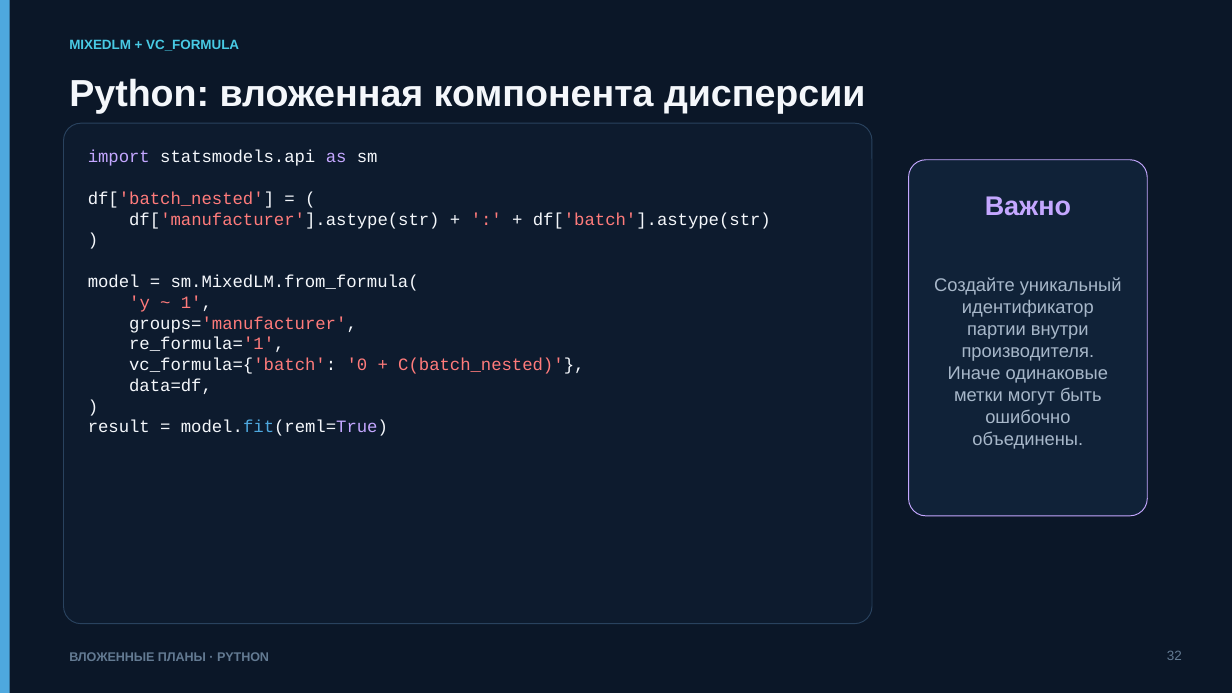
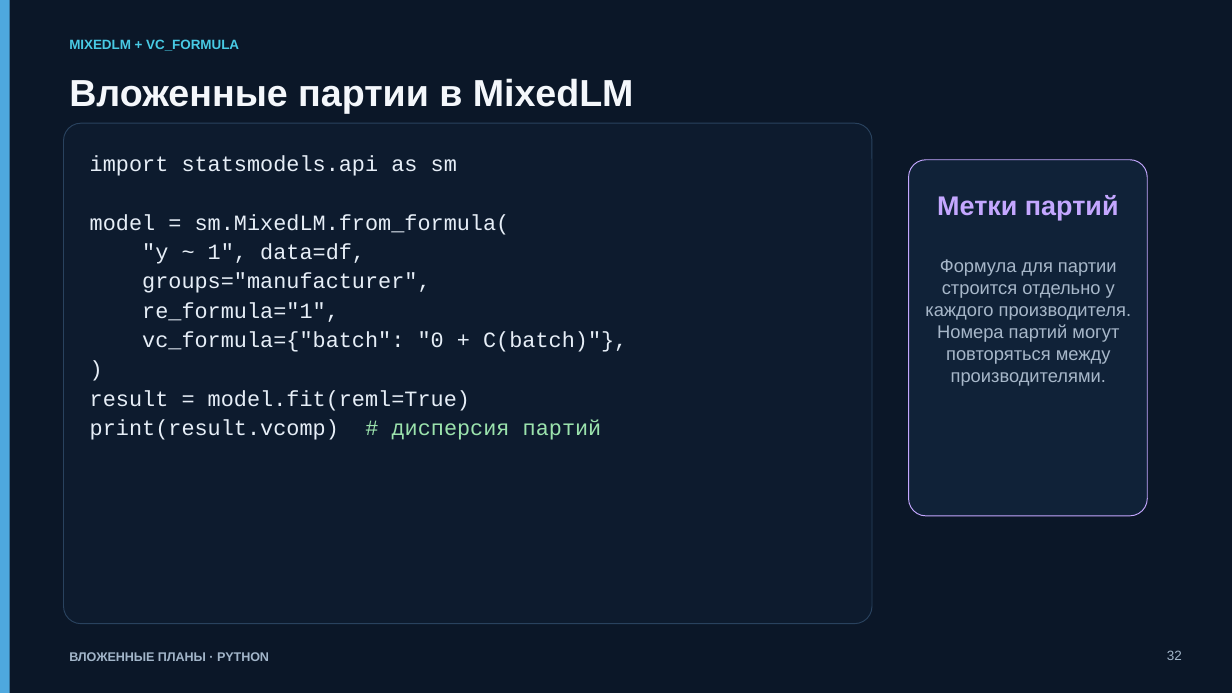
Before and after one commit to ashrpv/computer_science_in_nanoscience, a slide deck: slide 32 of slides/07-random_effects_and_blocks.pptx. Drawn at 1232x693 pixels with LibreOffice and Linux fonts; fonts in the diff are those of the drawing. Boxes give left, top, right and bottom in pixels: in the first picture for what was removed or moved away, otherwise in the second. Text is boxed around its words. In the diff, an @@ line names an element or a change of style, - is before the commit and + after.

```diff
--- a/slides/07-random_effects_and_blocks.pptx
+++ b/slides/07-random_effects_and_blocks.pptx
@@ text at (69, 78, 634, 113): text changed @@
-Python: вложенная компонента дисперсии
+Вложенные партии в MixedLM
@@ text in rounded rectangle at (90, 155, 510, 411): size 13.5 to 17 pt in "import statsmodels.api as sm", "model = sm.MixedLM.from_formula(", ")", "result = model.fit(reml=True)"; text colour #C4A7FF to #E6EEF7 in "import as", "model.fit(reml=True)"; text colour #F4F7FB to #E6EEF7 in "statsmodels.api sm", "model = sm.MixedLM.from_formula(", ")", "result = model.fit(reml=True)"; text colour #4EA8DE to #E6EEF7 in "model.fit(reml=True)"; line spacing 1 to 1.12 @@
@@ text in rounded rectangle at (88, 192, 771, 229): paragraphs removed @@
-df['batch_nested'] = (
-df['manufacturer'].astype(str) + ':' + df['batch'].astype(str)
-)
@@ text at (937, 195, 1119, 220): text changed @@
-Важно
+Метки партий
@@ text in rounded rectangle at (142, 243, 627, 352): text changed; size 13.5 to 17 pt; text colour #FF7B7B to #E6EEF7 @@
-'y ~ 1',
-groups='manufacturer',
-re_formula='1',
-vc_formula={'batch': '0 + C(batch_nested)'},
-data=df,
+"y ~ 1", data=df,
+groups="manufacturer",
+re_formula="1",
+vc_formula={"batch": "0 + C(batch)"},
@@ text at (925, 259, 1132, 386): text changed @@
-Создайте уникальный идентификатор партии внутри производителя. Иначе одинаковые метки могут быть ошибочно объединены.
+Формула для партии строится отдельно у каждого производителя. Номера партий могут повторяться между производителями.
@@ text in rounded rectangle at (90, 419, 602, 440): paragraph added @@
+print(result.vcomp) # дисперсия партий
@@ text "ВЛОЖЕННЫЕ ПЛАНЫ · PYTHON" at (69, 652, 269, 661): text colour #637A92 to #A2B5C9 @@
@@ text "32" at (1167, 650, 1182, 660): text colour #637A92 to #A2B5C9 @@
```
Also in this commit, not shown: 40 other slides changed, 2 slides added, 2 slides removed, 8 other files.
